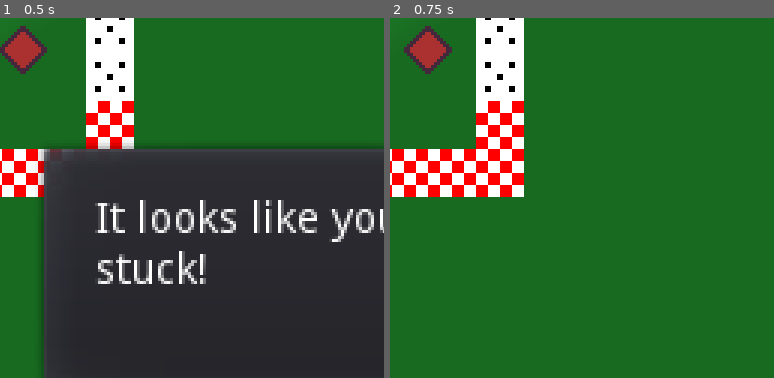
Above: before the commit, frames 1-2 (left to right).
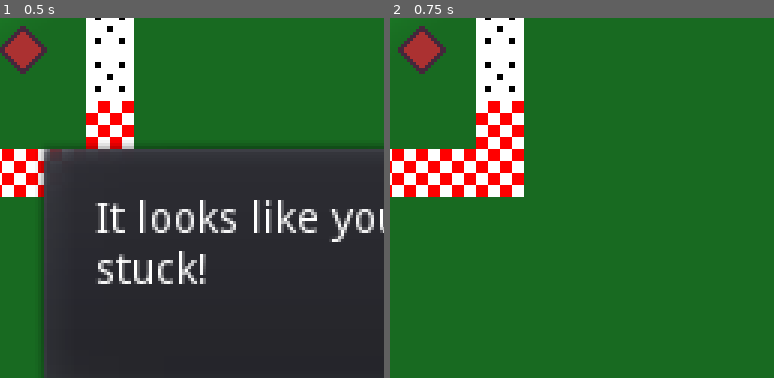
Above: after the commit, the same moments.

Repository: jonathandavidlewis/pair-programming-jam-00
Game: Godot game, scene res://src/Level000.tscn
Same seed, same stepped clock (60 frames per second), same inputs: the game is played once before the commit and once after it.
Inputs:
- Up to frame 1 (0.5 s): no input
- Up to frame 2 (0.75 s): tap Enter (ui_accept) at 0.5 s; hold Right (ui_right) from 0.53 s (still down); hold Enter (ui_accept) from 0.53 s (still down)
The pictures show only the part of the screen within x 14-64%, y 15-65%; the shares and areas given below are measured in that part.

Frame 1 is identical in both runs. In frame 2, 0.7% of the frame differs, in the area x 2-17%, y 2-16%.

Commit message:
add immunity to holes durring dash, some refactoring.

Diff:
--- a/project/src/HoleCollider.tscn
+++ b/project/src/HoleCollider.tscn
@@ -5,7 +5,7 @@
 [sub_resource type="RectangleShape2D" id=1]
 extents = Vector2( 4, 4 )
 
-[node name="HoleCollider" type="Area2D" groups=["Hole"]]
+[node name="HoleCollider" type="Area2D" groups=["Death", "Hole"]]
 script = ExtResource( 1 )
 
 [node name="CollisionShape2D" type="CollisionShape2D" parent="."]
--- a/project/src/PlayerChar.gd
+++ b/project/src/PlayerChar.gd
@@ -2,37 +2,43 @@
 
 export(int) var MAX_VELOCITY := 100
 export(float) var ACCELERATION := 3.0
-export(float) var DASH_MULTIPLIER := 12
+export(float) var DASH_MULTIPLIER := 12.0
 export(int) var DASH_ACCEL_MULT := 30
 export(float) var DASH_WAIT := 1.0
+export(float) var DASH_DURRATION := 0.3
 
 var velocity := Vector2()
 var can_move := true
 var dash_timeout := false
+var dashing := false
 
+onready var DEATH_HIT_BOX = $Area2D/CollisionPolygon2D
 onready var DEATH_SOUND = $Sound/DeathSound
 
 func _physics_process(delta: float) -> void:
+	var target_velocity = get_input_direction() * MAX_VELOCITY
 
 	if !can_move:
 		return
 
-	var target_velocity = get_input_direction() * MAX_VELOCITY
-	set_velocity(target_velocity, ACCELERATION, delta)
-	get_input_abilities(delta)
+	if get_input_abilities() == "dash" and can_dash():
+		DEATH_HIT_BOX.disabled = true
+		dash(target_velocity * DASH_MULTIPLIER, ACCELERATION * DASH_ACCEL_MULT, delta)
+
+	if !is_dashing():
+		DEATH_HIT_BOX.disabled = false
+		set_velocity(target_velocity, ACCELERATION, delta)
+
 	velocity = move_and_slide(velocity)
 
 func _on_Area2D_area_entered(area:Area2D) -> void:
-	if area.is_in_group("Hole"):
+	if area.is_in_group("Death"):
 		die()
 
-func get_input_abilities(delta) -> void:
-	if Input.is_action_just_pressed("ui_accept") and can_dash():
-		dash(delta)
-
-func dash(delta):
-	set_dash_velocity(get_input_direction() * MAX_VELOCITY, ACCELERATION, delta)
-	disable_dashing()
+func get_input_abilities() -> String:
+	if Input.is_action_just_pressed("ui_accept"):
+		return "dash"
+	return "none"
 
 func get_input_direction() -> Vector2:
 	var input_direction = Vector2(0, 0)
@@ -51,23 +57,43 @@
 func can_dash() -> bool:
 	return !dash_timeout
 
-func set_dash_velocity(target_velocity, acceleration, delta) -> void:
-	set_velocity(target_velocity * DASH_MULTIPLIER, acceleration * DASH_ACCEL_MULT, delta)
+func is_dashing() -> bool:
+	return dashing
 
-func disable_dashing():
+func dash(target_velocity, acceleration, delta) -> void:
+	set_dashing(true)
+	set_velocity(target_velocity, acceleration, delta)
+	disable_dash()
+	set_dash_durration(DASH_DURRATION, "set_dashing", [false])
+
+func set_dashing(state: bool) -> void:
+	if state == true:
+		dashing = true
+	else:
+		dashing = false
+
+func disable_dash() -> void:
 	dash_timeout = true
-	set_dash_timeout()
+	set_dash_timeout(DASH_WAIT)
 
-func enable_dashing():
-	dash_timeout = false
+func set_dash_durration(time: float, call_back: String, call_back_arg: Array) -> void:
+	var durration_timer = Timer.new()
+	durration_timer.wait_time = time
+	durration_timer.connect("timeout", self, call_back, call_back_arg)
+	durration_timer.one_shot = true
+	add_child(durration_timer)
+	durration_timer.start()
 
-func set_dash_timeout():
+func set_dash_timeout(time: float) -> void:
 	var dash_timer = Timer.new()
-	dash_timer.wait_time = DASH_WAIT
+	dash_timer.wait_time = time
 	dash_timer.connect("timeout", self, "enable_dashing")
 	dash_timer.one_shot = true
 	add_child(dash_timer)
 	dash_timer.start()
+
+func enable_dashing() -> void:
+	dash_timeout = false
 
 func set_velocity(target_velocity, acceleration, delta) -> void:
 	velocity = velocity.linear_interpolate(target_velocity, acceleration * delta)
--- a/project/src/PlayerChar.tscn
+++ b/project/src/PlayerChar.tscn
@@ -7,6 +7,7 @@
 [node name="PlayerChar" type="KinematicBody2D" groups=["Player"]]
 script = ExtResource( 2 )
 DASH_MULTIPLIER = 3.2
+DASH_DURRATION = 0.1
 
 [node name="CollisionPolygon2D" type="CollisionPolygon2D" parent="."]
 polygon = PoolVector2Array( 7, 0, 0, 7, -7, 0, 0, -7 )
